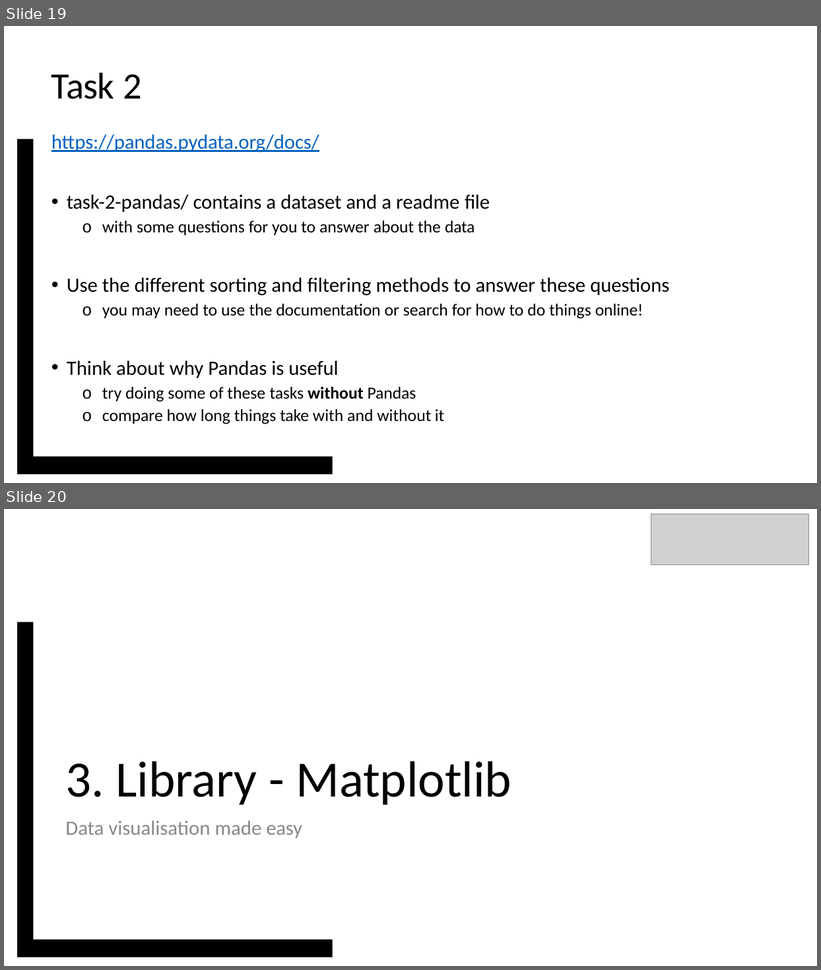
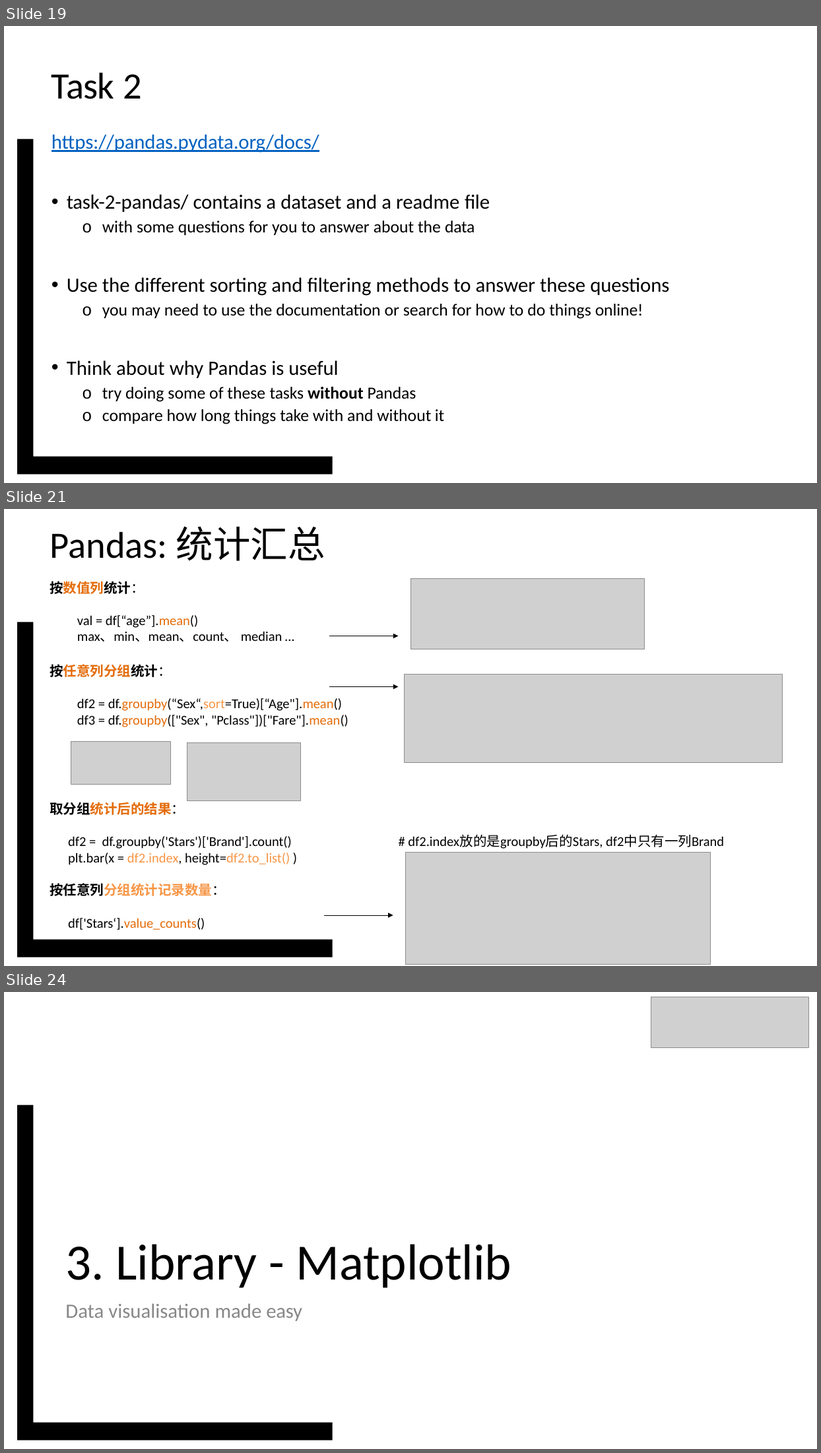
Before and after one commit to vcboy1/Leeds, a slide deck: 26fall/1850/Note/w1.8_s1.pptx. Shown one above the other, each under a label of ours: slides 19 and 20 before the commit, slides 19, 21 and 24 after it; the slides between them are not shown. The pictures are 821x970 and 821x1453 pixels, drawn with LibreOffice and Linux fonts; fonts in the diff are those of the drawing; grey boxes stand for pictures; background and template pictures are left out. Boxes give left, top, right and bottom in pixels: in the first picture for what was removed or moved away, otherwise in the second. Text is boxed around its words. In the diff, an @@ line names an element or a change of style, - is before the commit and + after.

```diff
--- a/26fall/1850/Note/w1.8_s1.pptx
+++ b/26fall/1850/Note/w1.8_s1.pptx
@@ slide 21 added at <box>4,509,817,966</box>, background #FFFFFF; not listed: 1 template element that a slide beside it also shows @@
@@ title added at <box>50,526,325,561</box>, 44 pt, text #000000 @@
+Pandas: 统计汇总
@@ text added at <box>50,581,349,930</box>, 16 pt, text #000000 @@
+按数值列统计：
+val = df[“age”].mean()
+max、min、mean、count、 median …
+按任意列分组统计：
+df2 = df.groupby(“Sex“,sort=True)[“Age"].mean()
+df3 = df.groupby(["Sex", "Pclass"])["Fare"].mean()
+取分组统计后的结果：
+df2 = df.groupby('Stars')['Brand'].count() # df2.index放的是groupby后的Stars, df2中只有一列Brand
+plt.bar(x = df2.index, height=df2.to_list() )
+按任意列分组统计记录数量：
+df['Stars‘].value_counts()
@@ picture added at <box>411,578,644,650</box> @@
@@ arrow added from (329, 636) to (399, 636), #000000 0.75 pt @@
@@ picture added at <box>404,674,783,762</box> @@
@@ arrow added from (329, 687) to (399, 687), #000000 0.75 pt @@
@@ picture added at <box>71,742,170,785</box> @@
@@ picture added at <box>187,743,300,801</box> @@
@@ picture added at <box>406,852,710,965</box> @@
@@ arrow added from (324, 916) to (393, 916), #000000 0.75 pt @@
@@ what was slide 20 is now slide 24 @@
```
Also in this commit, not shown: 2 slides changed, 6 other slides added, 1 slide removed, 1 other file.
